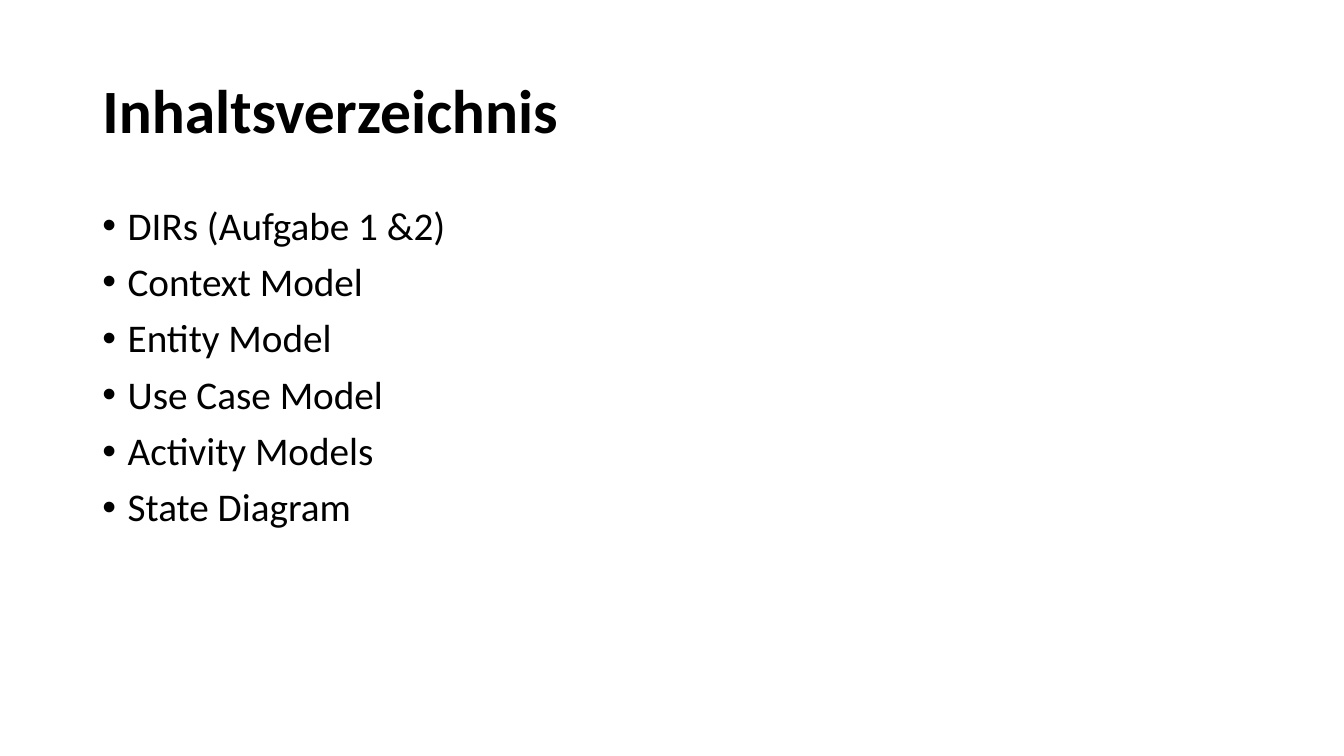
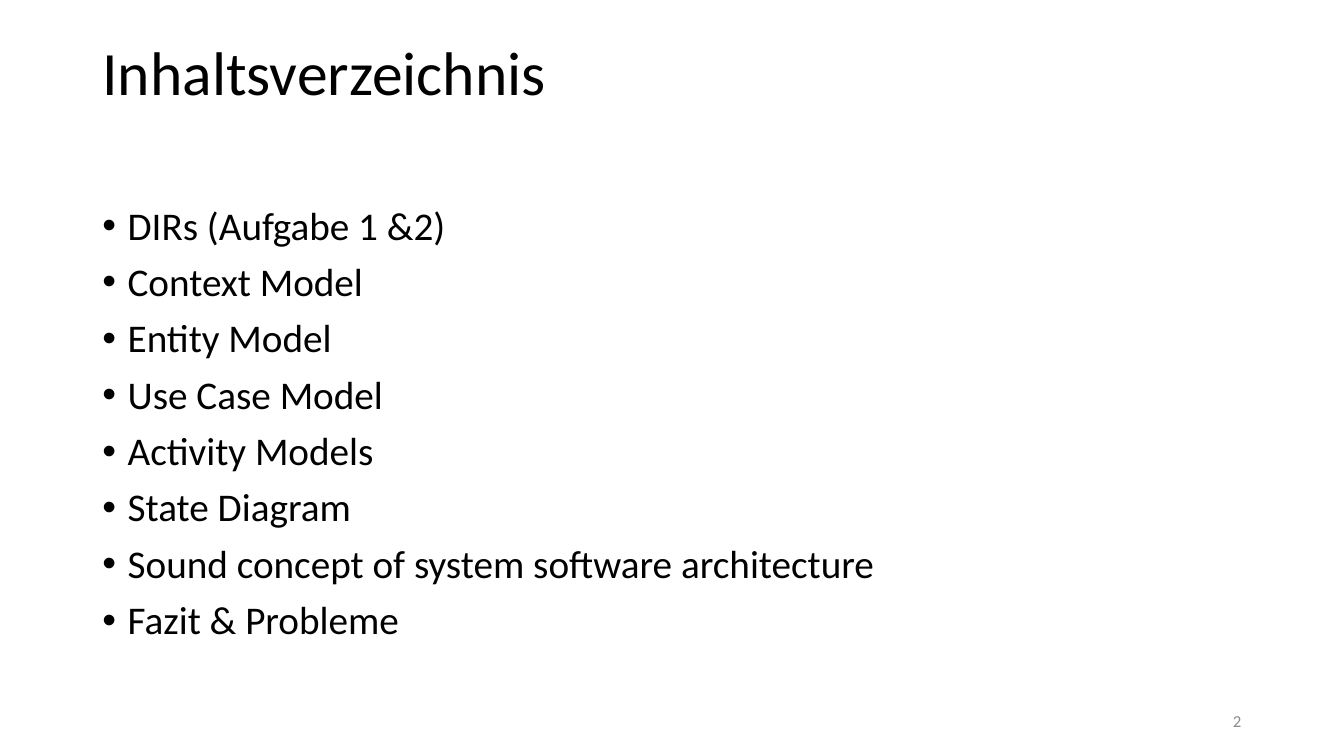
Before and after one commit to sid115/se-lab2, a slide deck: slide 2 of assets/presentation/presentation.pptx. Drawn at 1344x756 pixels with LibreOffice and Linux fonts; fonts in the diff are those of the drawing. Boxes give left, top, right and bottom in pixels: in the first picture for what was removed or moved away, otherwise in the second. Text is boxed around its words. In the diff, an @@ line names an element or a change of style, - is before the commit and + after.

```diff
--- a/assets/presentation/presentation.pptx
+++ b/assets/presentation/presentation.pptx
@@ title "Inhaltsverzeichnis": place and size @@
-title "Inhaltsverzeichnis" at bbox=[102, 89, 557, 134]
+title "Inhaltsverzeichnis" at bbox=[102, 52, 545, 96]
@@ title "Inhaltsverzeichnis" at bbox=[102, 52, 545, 96]: bold off @@
@@ text at bbox=[128, 550, 874, 635]: paragraphs added @@
+• Sound concept of system software architecture
+• Fazit & Probleme
@@ page number added at bbox=[1233, 716, 1241, 727], 12 pt, text #8C8C8C @@
+2
```
Also in this commit, not shown: 2 other slides changed, 9 slides added, 5 slides removed, 8 other files.
